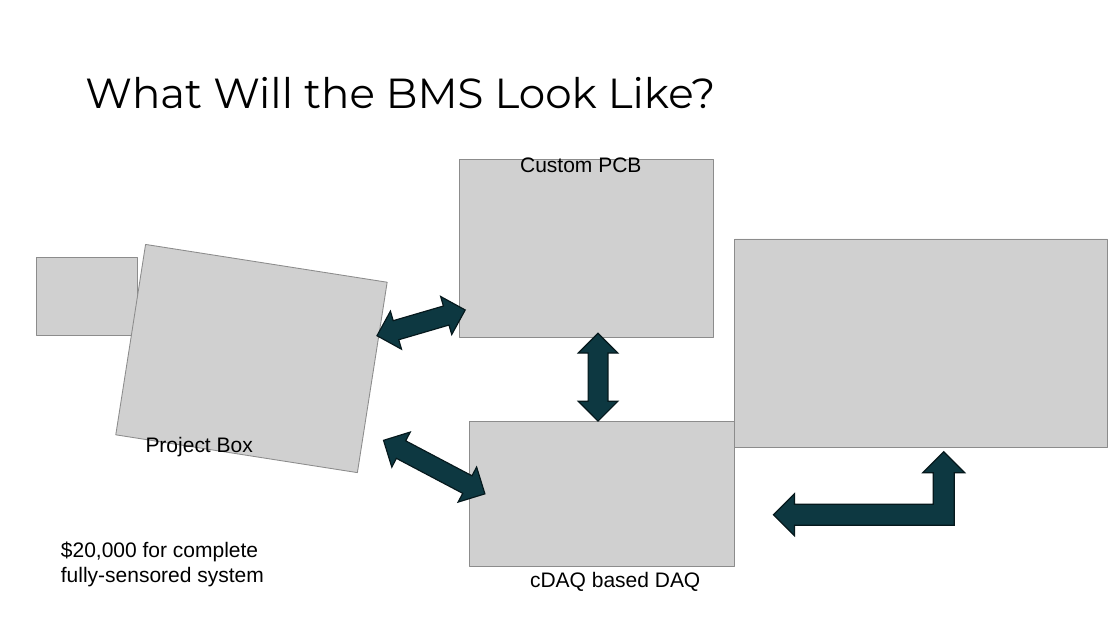
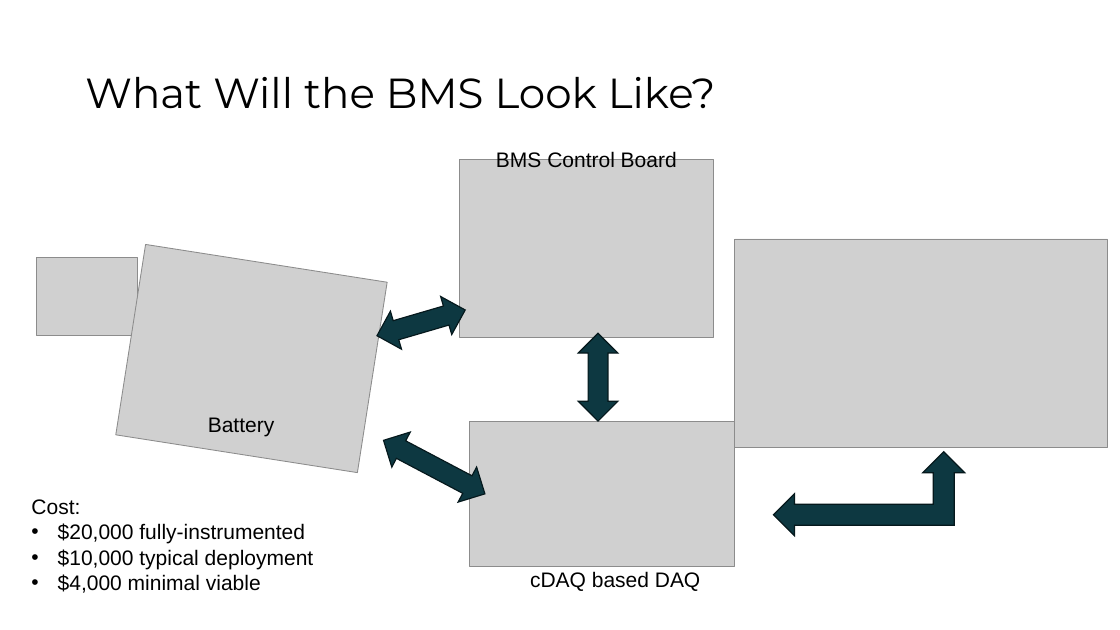
Before and after one commit to ARTS-Laboratory/Smart-Pack-for-Advanced-Research-and-Control, a slide deck: slide 5 of design_considerations/SPARC-design.pptx. Drawn at 1120x630 pixels with LibreOffice and Linux fonts; fonts in the diff are those of the drawing; grey boxes stand for pictures; background and template pictures are left out. Boxes give left, top, right and bottom in pixels: in the first picture for what was removed or moved away, otherwise in the second. Text is boxed around its words. In the diff, an @@ line names an element or a change of style, - is before the commit and + after.

Commit message:
update slide deck

```diff
--- a/design_considerations/SPARC-design.pptx
+++ b/design_considerations/SPARC-design.pptx
@@ text at (x1=496, y1=151, x2=677, y2=167): text changed @@
-Custom PCB
+BMS Control Board
@@ text at (x1=208, y1=417, x2=274, y2=437): text changed @@
-Project Box
+Battery
@@ text at (x1=31, y1=499, x2=314, y2=593): text changed @@
-$20,000 for complete fully-sensored system
+Cost:
+• $20,000 fully-instrumented
+• $10,000 typical deployment
+• $4,000 minimal viable
```
Also in this commit, not shown: 1 other file.
